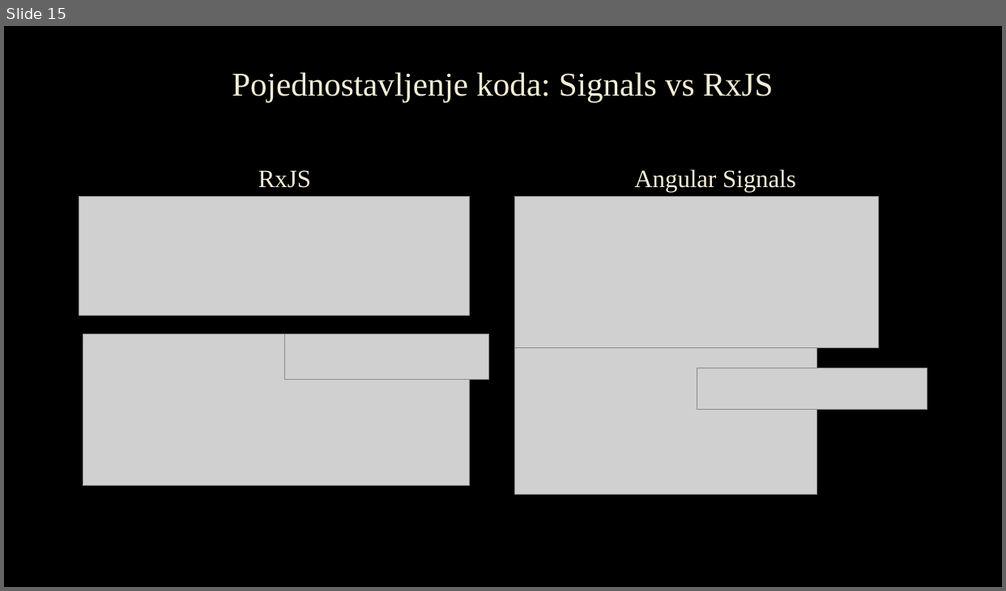
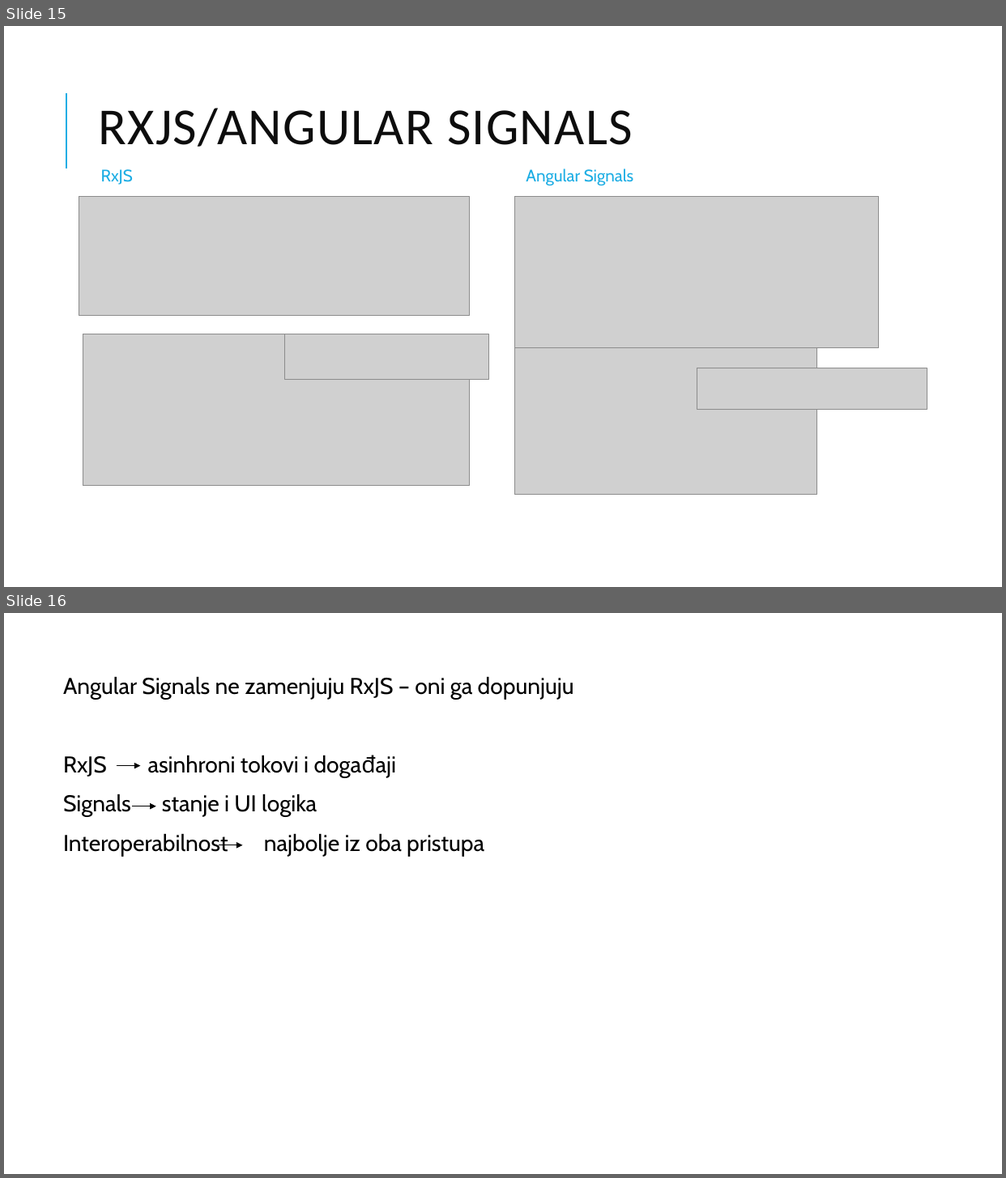
Before and after one commit to anitagolubovic/SignalsAndRxJs, a slide deck: Signali I RxJS.pptx. Shown one above the other, each under a label of ours: slide 15 before the commit, slides 15 and 16 after it. The pictures are 1006x591 and 1006x1178 pixels, drawn with LibreOffice and Linux fonts; fonts in the diff are those of the drawing; grey boxes stand for pictures; background and template pictures are left out. Boxes give left, top, right and bottom in pixels: in the first picture for what was removed or moved away, otherwise in the second. Text is boxed around its words. In the diff, an @@ line names an element or a change of style, - is before the commit and + after.

```diff
--- a/Signali I RxJS.pptx
+++ b/Signali I RxJS.pptx
@@ slide 16 added at bbox=[4, 613, 1002, 1174], background #FFFFFF @@
@@ text added at bbox=[63, 676, 574, 856], 22 pt, text #000000 @@
+  Angular Signals ne zamenjuju RxJS – oni ga dopunjuju
+  RxJS asinhroni tokovi i događaji
+  Signals stanje i UI logika
+  Interoperabilnost najbolje iz oba pristupa
@@ arrow added from (117, 766) to (140, 766), #000000 0.75 pt @@
@@ arrow added from (132, 806) to (156, 806), #000000 0.75 pt @@
@@ arrow added from (218, 845) to (243, 845), #000000 0.75 pt @@
@@ slide 15 changed as well @@
@@ background picture (left out) to #FFFFFF @@
@@ line added from (66, 169) to (66, 93), #1CADE4 1.5 pt @@
@@ title at bbox=[99, 108, 633, 147]: text changed; size 32 to 50 pt; font Times New Roman to Calibri; text colour #F4EDD8 to #0D0D0D @@
-Pojednostavljenje koda: Signals vs RxJS
+RXJS/ANGULAR SIGNALS
@@ text "RxJS" at bbox=[101, 169, 133, 185]: size 24 to 16.1 pt, font Times New Roman to Cabin, text colour #F4EDD8 to #1CADE4, letter outline #404040 0.75 pt to none; alignment centre to left; line spacing 1.1 to 0.7; less space between paragraphs; vertical alignment bottom to middle @@
@@ text "Angular Signals" at bbox=[526, 169, 633, 186]: size 24 to 16.1 pt, font Times New Roman to Cabin, text colour #F4EDD8 to #1CADE4, letter outline #404040 0.75 pt to none; alignment centre to left; line spacing 1.1 to 0.7; less space between paragraphs; vertical alignment bottom to middle @@
@@ text "Angular Signals": place and size @@
-text "Angular Signals" at bbox=[634, 169, 796, 192]
+text "Angular Signals" at bbox=[526, 169, 633, 186]
```
Also in this commit, not shown: 15 other slides changed, 2 other slides added, 1 slide removed, 2 other files.
